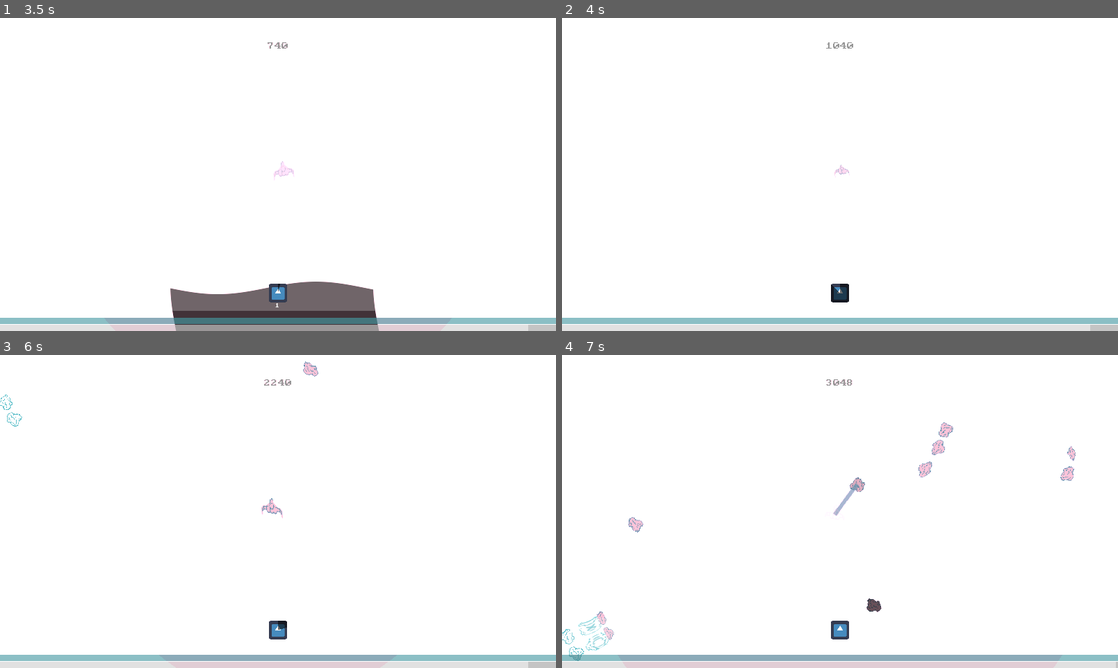
Above: before the commit, frames 1-4 (two rows, left to right).
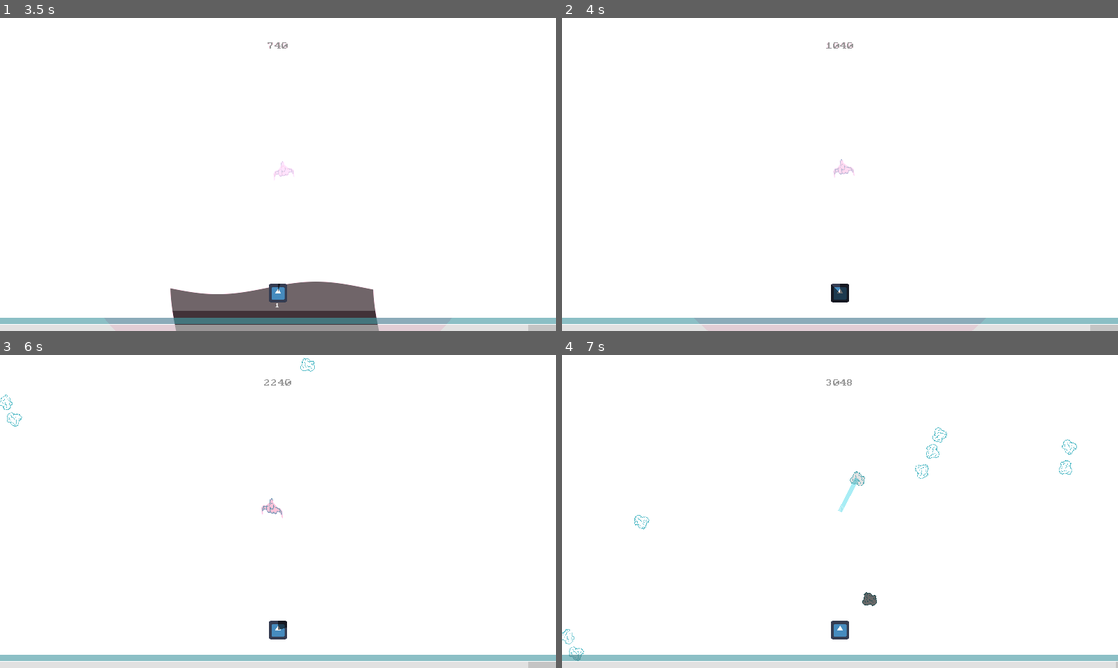
Above: after the commit, the same moments.

Repository: lajollagamesclub/project-mark
Game: Godot game, scene res://Main.tscn
The game is run twice, just before and just after one commit, with the same random seed, the same clock (stepped at 60 frames per second) and the same inputs. The engine's default icon, where the game draws it, is replaced by a stand-in: a white triangle on a blue panel in a dark square.
Inputs (mouse positions are in pixels of both pictures, inside the frame that each line leads up to):
- Up to frame 1 (3.5 s): tap Enter at 0.5 s; move the mouse to (400, 158) at 0.52 s; hold E (g_dash_right) 0.53-1.28 s; tap 1 at 0.6, 1.55, 3.05 s; tap 9 at 0.8, 1.35, 2.3 s; move the mouse to (166, 190) at 1.27 s; hold S (g_down) 1.28-2.03 s; move the mouse to (333, 105) at 2.02 s; hold E (g_dash_right) 2.03-2.78 s; tap Space (g_dash) at 2.1 s; move the mouse to (250, 237) at 2.77 s; hold Up (g_fire_up) from 2.78 s (still down); click (250, 237) at 2.85 s
- Up to frame 2 (4 s): move the mouse to (1006, 221) at 3.52 s; release Up (g_fire_up) at 3.53 s; hold Q (g_dash_left) from 3.53 s (still down); tap 1 at 3.6 s; tap 9 at 3.8 s
- Up to frame 3 (6 s): move the mouse to (111, 464) at 4.27 s; tap 9 at 4.35, 5.3, 5.85 s; tap 1 at 4.55, 5.1 s; move the mouse to (305, 511) at 5.02 s; release Q (g_dash_left) at 5.03 s; hold S (g_down) 5.03-5.78 s; move the mouse to (194, 433) at 5.77 s; hold E (g_dash_right) from 5.78 s (still down)
- Up to frame 4 (7 s): tap 1 at 6.05 s; move the mouse to (962, 495) at 6.52 s; release E (g_dash_right) at 6.53 s; hold Up (g_fire_up) from 6.53 s (still down); tap Space (g_dash) at 6.6 s; tap 9 at 6.8 s

Frame 1 is identical in both runs. In frame 2, less than 0.1% of the frame differs, in the area x 47-53%, y 7-91%; in frame 3, 0.1%; in frame 4, 1.2%, in the area x 2-93%, y 7-95%.

Commit message:
Smoothly switch in and out of warping

Diff:
--- a/src/ComponentsAndNumbers.gd
+++ b/src/ComponentsAndNumbers.gd
@@ -22,7 +22,7 @@
 		c.queue_free()
 
 func _input(event):
-	if event is InputEventKey:
+	if event is InputEventKey and event.pressed:
 		if event.scancode >= KEY_1 and event.scancode <= KEY_9:
 			var key_number: int = event.scancode - KEY_1 + 1
 			for c in components_list.get_children():
--- a/src/RadialDistortion.gd
+++ b/src/RadialDistortion.gd
@@ -16,20 +16,17 @@
 
 func set_reset(new_reset):
 #	reset = new_reset
-	time = 0.0
+#	time = 0.0
 	set_process(true)
 
 func _process(delta):
-	if time >= 1.2:
-#		time = 0.0
+	time += direction*delta/4.0
+	if time >= 1.2 or time <= 0.0:
 		if direction <= 0.0:
 			material.set_shader_param("dist", 0.0)
 		set_process(false)
-	time += delta/4.0
-	if direction > 0.0:
-		material.set_shader_param("dist", time*direction)
-	elif time < 1.2:
-		material.set_shader_param("dist", 1.2 + time*direction)
+		return
+	material.set_shader_param("dist", time)
 
 func into_hyperspace():
 	self.reset = true
--- a/src/RadialDistortion.tscn
+++ b/src/RadialDistortion.tscn
@@ -61,7 +61,7 @@
 shader = SubResource( 1 )
 shader_param/center = Vector2( 960, 540 )
 shader_param/width = 0.162
-shader_param/dist = 0.0
+shader_param/dist = 0.881055
 shader_param/multiply_color = Plane( 1.002, 0.771, 0.856, 1 )
 
 [node name="RadialDistortion" type="Node2D"]
--- a/src/Warping.gd
+++ b/src/Warping.gd
@@ -8,14 +8,8 @@
 
 func on_trigger() -> bool:
 	self.cooldown_time = 3.0
-	print($VBoxContainer/CenterContainer/CooldownVisualizer.max_value)
 	if not is_cooled_down():
 		return false
-	player_state.in_hyperspace = true
-	$Timer.start()
+	player_state.in_hyperspace = !player_state.in_hyperspace
 	start_cooldown()
 	return true
-
-
-func _on_Timer_timeout():
-	player_state.in_hyperspace = false
--- a/src/Warping.tscn
+++ b/src/Warping.tscn
@@ -3,10 +3,5 @@
 [ext_resource path="res://Component.tscn" type="PackedScene" id=1]
 [ext_resource path="res://Warping.gd" type="Script" id=2]
 
-[node name="Warping" index="0" instance=ExtResource( 1 )]
+[node name="Warping" instance=ExtResource( 1 )]
 script = ExtResource( 2 )
-
-[node name="Timer" type="Timer" parent="." index="1"]
-wait_time = 6.0
-one_shot = true
-[connection signal="timeout" from="Timer" to="." method="_on_Timer_timeout"]
